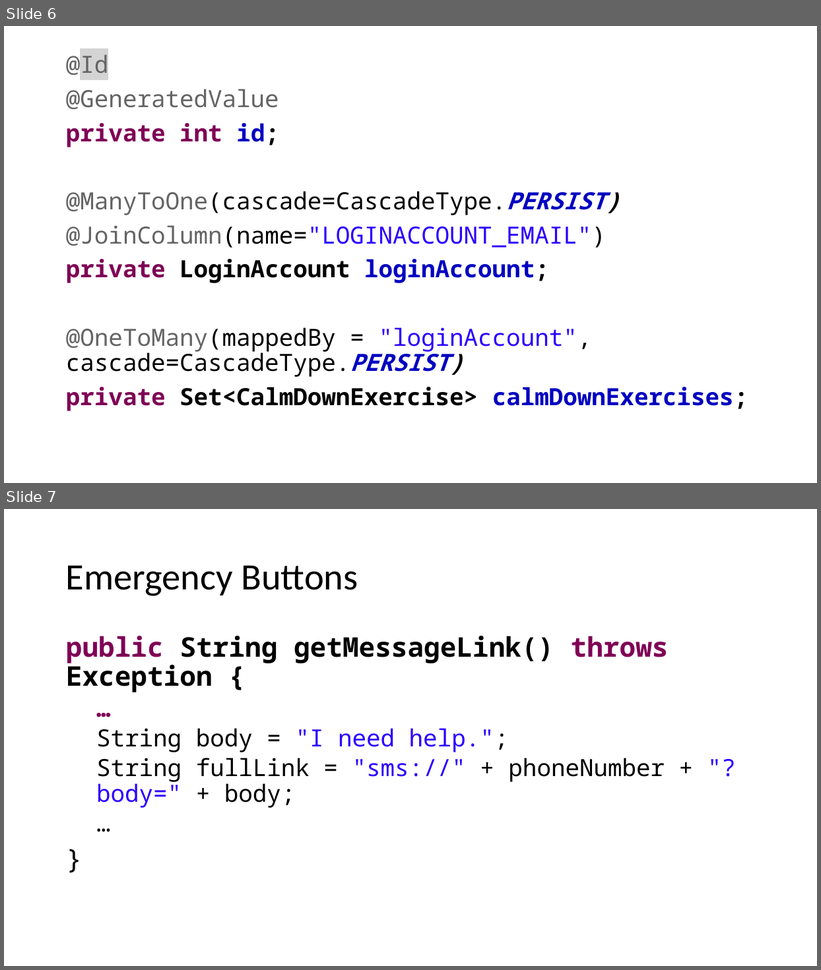
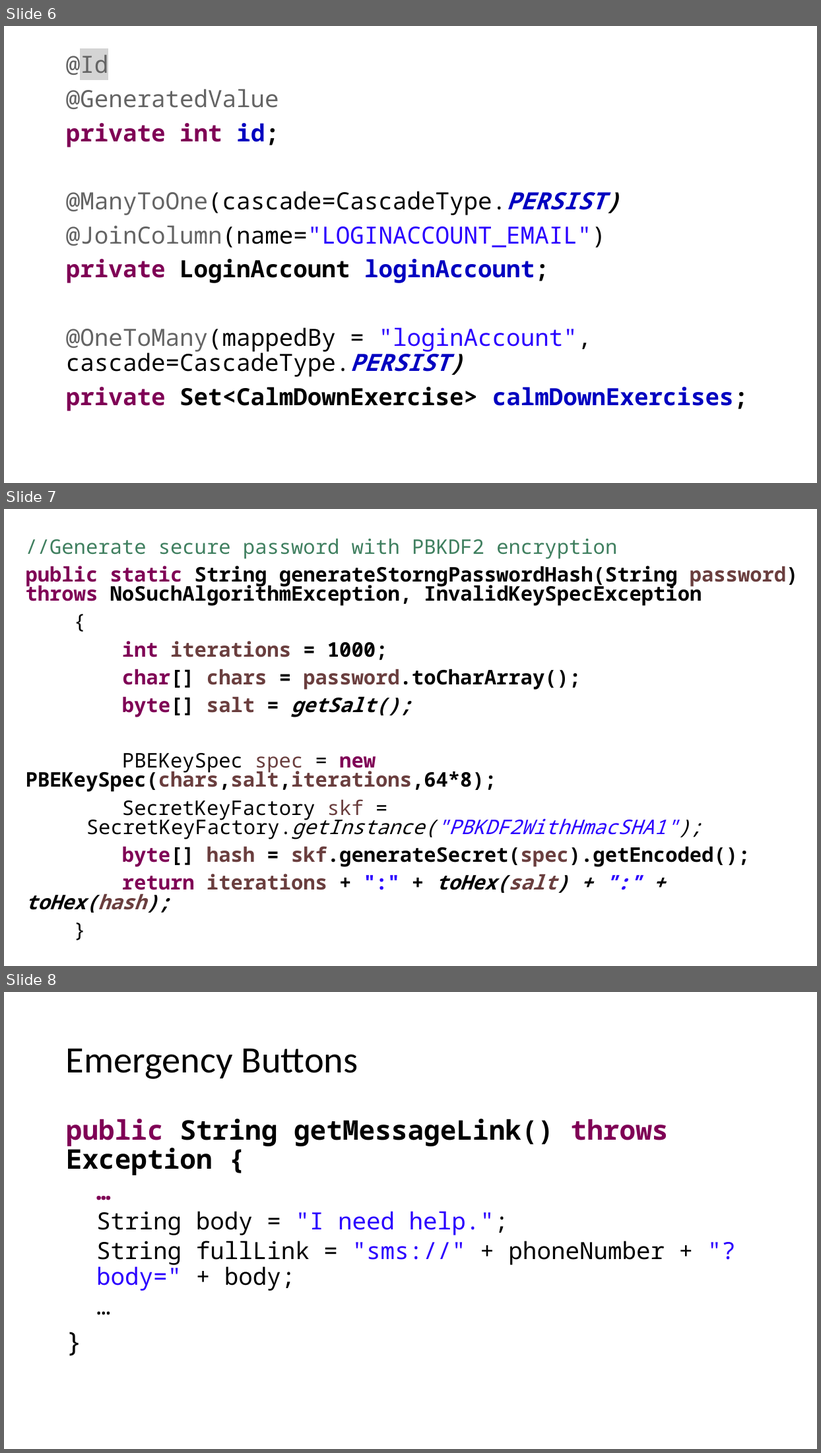
Before and after one commit to wyssp8/BTI7081-Software-Engineering-and-Design, a slide deck: doc/CS01/task14/cs1-task14-presentation.pptx. Shown one above the other, each under a label of ours: slides 6 and 7 before the commit, slides 6, 7 and 8 after it. The pictures are 821x970 and 821x1453 pixels, drawn with LibreOffice and Linux fonts; fonts in the diff are those of the drawing. Boxes give left, top, right and bottom in pixels: in the first picture for what was removed or moved away, otherwise in the second. Text is boxed around its words. In the diff, an @@ line names an element or a change of style, - is before the commit and + after.

```diff
--- a/doc/CS01/task14/cs1-task14-presentation.pptx
+++ b/doc/CS01/task14/cs1-task14-presentation.pptx
@@ slide 7 added at (x1=4, y1=509, x2=817, y2=966), background #FFFFFF @@
@@ text added at (x1=26, y1=538, x2=799, y2=913), 23.8 pt, text #000000, bold @@
+//Generate secure password with PBKDF2 encryption
+public static String generateStorngPasswordHash(String password) throws NoSuchAlgorithmException, InvalidKeySpecException
+{
+int iterations = 1000;
+char[] chars = password.toCharArray();
+byte[] salt = getSalt();
+PBEKeySpec spec = new PBEKeySpec(chars,salt,iterations,64*8);
+SecretKeyFactory skf = SecretKeyFactory.getInstance("PBKDF2WithHmacSHA1");
+byte[] hash = skf.generateSecret(spec).getEncoded();
+return iterations + ":" + toHex(salt) + ":" + toHex(hash);
+}
@@ what was slide 7 is now slide 8 @@
```
Also in this commit, not shown: 2 slides changed, 1 other slide added.
